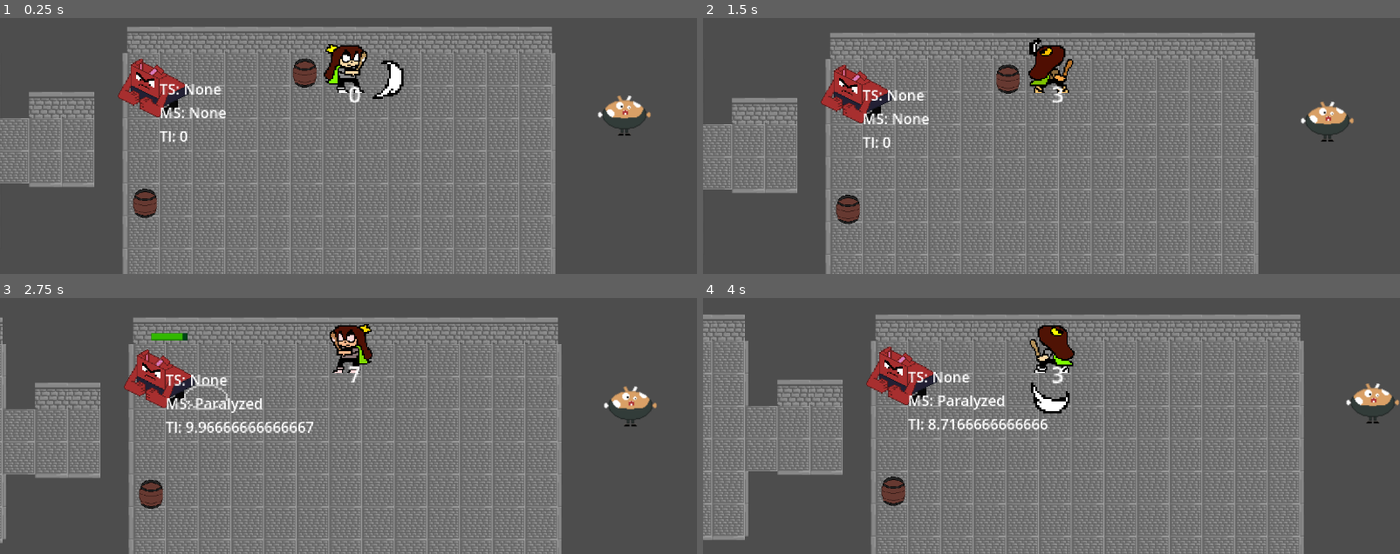
Above: before the commit, frames 1-4 (two rows, left to right).
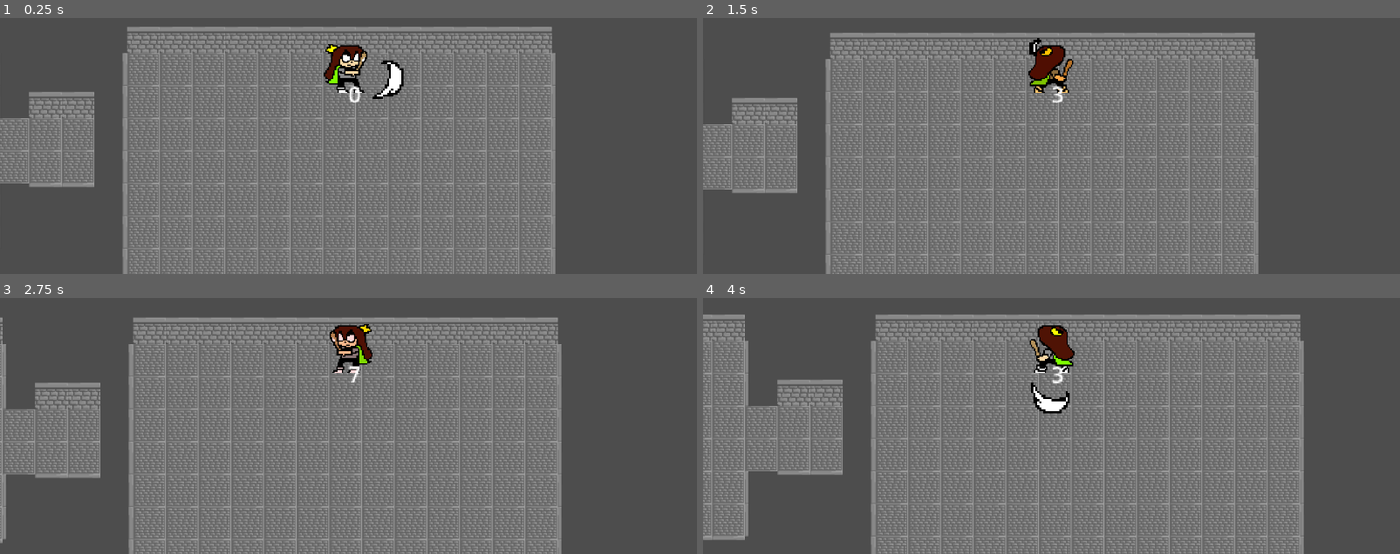
Above: after the commit, the same moments.

Repository: Megameca04/Proyecto_Cuki
Game: Godot game, scene res://Pruebas.tscn
The game is run twice, just before and just after one commit, with the same random seed, the same clock (stepped at 60 frames per second) and the same inputs.
Inputs:
- Up to frame 1 (0.25 s): no input
- Up to frame 2 (1.5 s): tap Enter at 0.5 s; hold Z (Atacar) 0.53-1.28 s; hold Up (ui_up) from 0.53 s (still down); tap X (Dash) at 1.35 s
- Up to frame 3 (2.75 s): release Up (ui_up) at 2.03 s; hold Left (ui_left) from 2.03 s (still down); hold Z (Atacar) from 2.03 s (still down)
- Up to frame 4 (4 s): release Z (Atacar) at 2.78 s; tap X (Dash) at 2.85 s; release Left (ui_left) at 3.53 s; hold Down (ui_down) from 3.53 s (still down); hold Z (Atacar) from 3.53 s (still down)

The runs differ from the first frame. In frame 1, 3.0% of the frame differs, in the area x 16-94%, y 15-79%; in frame 2, 3.0%; in frame 3, 3.5%, in the area x 17-95%, y 13-83%; in frame 4, 3.2%.

Commit message:
Arreglos Generacion de Totem
Abrir en Godot 4.0.x

Diff:
--- a/Cuki-Clash of the Kuins/Pruebas.tscn
+++ b/Cuki-Clash of the Kuins/Pruebas.tscn
@@ -1,12 +1,7 @@
-[gd_scene load_steps=11 format=3 uid="uid://cep4oemi8n8dk"]
+[gd_scene load_steps=6 format=3 uid="uid://cep4oemi8n8dk"]
 
 [ext_resource type="PackedScene" uid="uid://c1bw1m1tr8gem" path="res://Entidades/Cuki.tscn" id="1"]
 [ext_resource type="Texture2D" uid="uid://yfaphak8gtm2" path="res://Sprites/Tilesets/Calabozo/Tileset Calabozo.png" id="3_c7ptk"]
-[ext_resource type="PackedScene" uid="uid://cty4jbpf7flme" path="res://Entidades/Barril_b.tscn" id="3_l2s6e"]
-[ext_resource type="PackedScene" uid="uid://b6wi067d3baqe" path="res://Entidades/Rabion.tscn" id="4_t0wj2"]
-[ext_resource type="PackedScene" uid="uid://gg8rb8xhhwk5" path="res://Entidades/blonk.tscn" id="5_w6h26"]
-[ext_resource type="PackedScene" uid="uid://c66oom3xhf7kf" path="res://Entidades/explosive_eater.tscn" id="6_ccqc4"]
-[ext_resource type="PackedScene" uid="uid://bo8b3iunrn026" path="res://Entidades/Chooty.tscn" id="7_spxc7"]
 [ext_resource type="PackedScene" uid="uid://de0i72vr6rc3" path="res://Entidades/Totem.tscn" id="8_jxlva"]
 
 [sub_resource type="TileSetAtlasSource" id="TileSetAtlasSource_x75un"]
@@ -41,29 +36,11 @@
 [node name="Node2D" type="Node2D"]
 y_sort_enabled = true
 
-[node name="Rabion" parent="." instance=ExtResource("4_t0wj2")]
-position = Vector2(1120, 208)
-
-[node name="Blonk" parent="." instance=ExtResource("5_w6h26")]
-position = Vector2(432, 64)
-
 [node name="Cuki" parent="." instance=ExtResource("1")]
 position = Vector2(640, 64)
 
 [node name="Camera2D" type="Camera2D" parent="Cuki"]
 zoom = Vector2(1.5, 1.5)
-
-[node name="ExplosiveEater" parent="." instance=ExtResource("6_ccqc4")]
-position = Vector2(944, 96)
-motion_mode = 1
-
-[node name="Barril_b" parent="." instance=ExtResource("3_l2s6e")]
-position = Vector2(416, 208)
-elementName = "Water"
-
-[node name="Barril_b2" parent="." instance=ExtResource("3_l2s6e")]
-position = Vector2(592, 64)
-elementName = "Shock"
 
 [node name="TileMap" type="TileMap" parent="."]
 tile_set = SubResource("TileSet_ujgdq")
@@ -71,8 +48,5 @@
 layer_0/z_index = -1
 layer_0/tile_data = PackedInt32Array(65536, 1, 1, 131072, 1, 1, 196608, 1, 1, 262144, 1, 1, 327680, 1, 1, 65543, 131073 …(10513 unchanged characters)…
 
-[node name="Chooty" parent="." instance=ExtResource("7_spxc7")]
-position = Vector2(1168, 96)
-
 [node name="Totem" parent="." instance=ExtResource("8_jxlva")]
 position = Vector2(736, 64)
--- a/Cuki-Clash of the Kuins/Scripts/Rabion.gd
+++ b/Cuki-Clash of the Kuins/Scripts/Rabion.gd
@@ -24,6 +24,7 @@
 
 func _process(delta): #ciclo principal del juego
 	animations()
+	print(global_position)
 
 func _physics_process(delta): #ciclo del movimiento
 	formando()
@@ -45,7 +46,7 @@
 	movement = Vector2.ZERO
 	if elemental_state.getMovementState() != "Paralyzed" && elemental_state.getMovementState() != "Frozen":
 		if Cuki != null:
-			movement = position.direction_to(Cuki.position) #direction_to da un vector unitario, este se multiplica por la velocidad
+			movement = global_position.direction_to(Cuki.global_position) #direction_to da un vector unitario, este se multiplica por la velocidad
 		else:
 			movement = Vector2.ZERO
 		movement = ((1.5*movement)+formacion).normalized()
--- a/Cuki-Clash of the Kuins/Scripts/Totem.gd
+++ b/Cuki-Clash of the Kuins/Scripts/Totem.gd
@@ -23,9 +23,8 @@
 
 func generateEnemies():
 	var enemy = rabion.instantiate()
-	enemy.global_position = Vector2(0, 0)
-	enemy.global_position = self.global_position
-	#self.call_deferred("add_child", enemy)
+	enemy.global_position = Vector2.ZERO
+	self.call_deferred("add_child", enemy)
 
 func _on_body_entered(body):
 	detectPlayer(body)
--- a/Cuki-Clash of the Kuins/project.godot
+++ b/Cuki-Clash of the Kuins/project.godot
@@ -12,7 +12,7 @@
 
 config/name="Cuki-Clash of the Kuins"
 run/main_scene="res://Pruebas.tscn"
-config/features=PackedStringArray("4.1")
+config/features=PackedStringArray("4.0")
 config/icon="res://icon.png"
 
 [input]
Not shown: 2 places in Cuki-Clash of the Kuins/Entidades/Chooty.tscn that only renumber resources
Not shown: 2 places in Cuki-Clash of the Kuins/Entidades/Cuki.tscn that only renumber resources
Not shown: 2 places in Cuki-Clash of the Kuins/Entidades/Rabion.tscn that only renumber resources
Not shown: 2 places in Cuki-Clash of the Kuins/Entidades/blonk.tscn that only renumber resources
